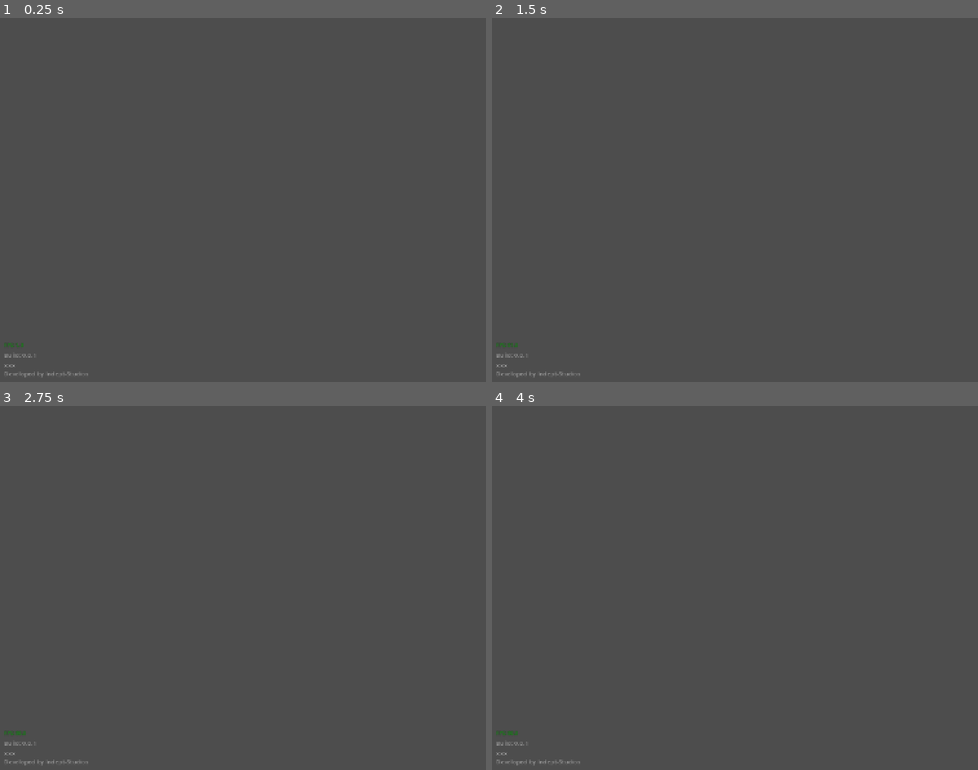
Above: before the commit, frames 1-4 (two rows, left to right).
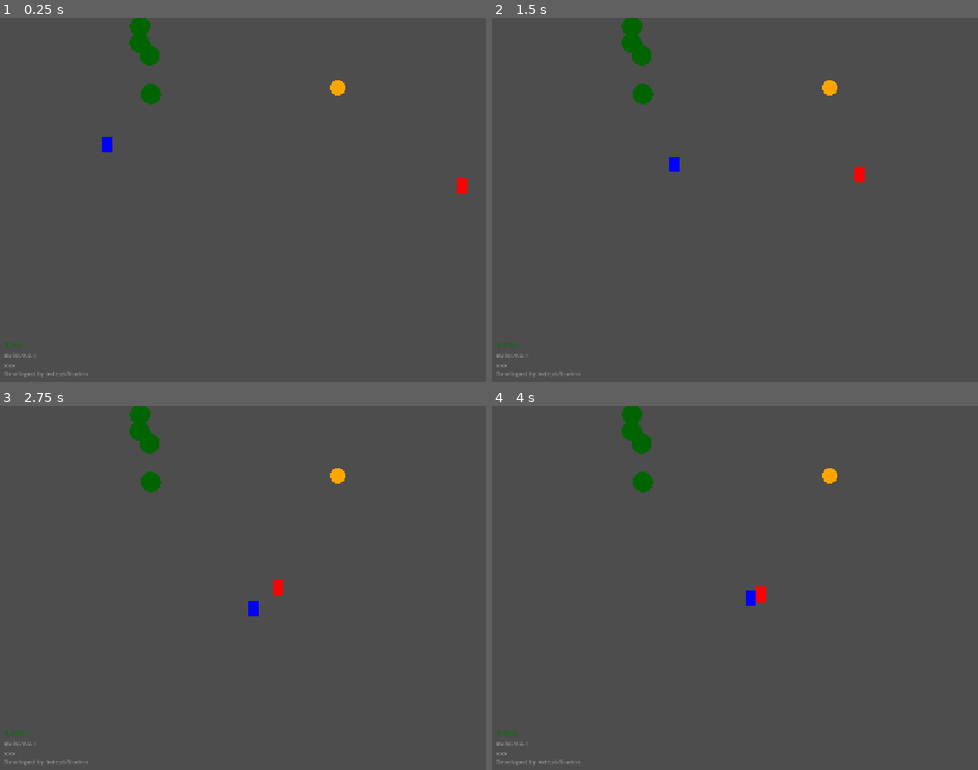
Above: after the commit, the same moments.

Repository: Indept-Studios/ard_jam
Game: Godot game, scene res://scenes/game.tscn
Two runs of this game, one before a commit and one after it. Both use one fixed random seed, a clock stepped at 60 frames per second and the inputs below.
Inputs:
- Up to frame 1 (0.25 s): no input
- Up to frame 2 (1.5 s): hold D (right, bound only after the commit) 0.53-1.28 s; hold S (down, bound only after the commit) from 1.28 s (still down)
- Up to frame 3 (2.75 s): release S (down, bound only after the commit) at 2.03 s; hold D (right, bound only after the commit) from 2.03 s (still down)
- Up to frame 4 (4 s): release D (right, bound only after the commit) at 2.78 s; hold W (up, bound only after the commit) 2.78-3.53 s; tap Enter at 3.5 s; hold A (left, bound only after the commit) from 3.53 s (still down)

The runs differ from the first frame. In frame 1, 1.0% of the frame differs, in the area x 20-97%, y 0-49%; in frame 2, 1.0%; in frame 3, 1.0%; in frame 4, 1.0%.

Commit message:
feat: player, enemy, collectable, tree

Diff:
--- a/project.godot
+++ b/project.godot
@@ -23,6 +23,10 @@
 window/stretch/mode="canvas_items"
 window/stretch/aspect="expand"
 
+[global_group]
+
+Player=""
+
 [input]
 
 debug={
@@ -30,6 +34,37 @@
 "events": [Object(InputEventKey,"resource_local_to_scene":false,"resource_name":"","device":-1,"window_id":0,"alt_press …(195 unchanged characters)…
 ]
 }
+left={
+"deadzone": 0.2,
+"events": [Object(InputEventKey,"resource_local_to_scene":false,"resource_name":"","device":-1,"window_id":0,"alt_pressed":false,"shift_pressed":false,"ctrl_pressed":false,"meta_pressed":false,"pressed":false,"keycode":0,"physical_keycode":65,"key_label":0,"unicode":97,"location":0,"echo":false,"script":null)
+, Object(InputEventKey,"resource_local_to_scene":false,"resource_name":"","device":-1,"window_id":0,"alt_pressed":false,"shift_pressed":false,"ctrl_pressed":false,"meta_pressed":false,"pressed":false,"keycode":0,"physical_keycode":4194319,"key_label":0,"unicode":0,"location":0,"echo":false,"script":null)
+]
+}
+right={
+"deadzone": 0.2,
+"events": [Object(InputEventKey,"resource_local_to_scene":false,"resource_name":"","device":-1,"window_id":0,"alt_pressed":false,"shift_pressed":false,"ctrl_pressed":false,"meta_pressed":false,"pressed":false,"keycode":0,"physical_keycode":68,"key_label":0,"unicode":100,"location":0,"echo":false,"script":null)
+, Object(InputEventKey,"resource_local_to_scene":false,"resource_name":"","device":-1,"window_id":0,"alt_pressed":false,"shift_pressed":false,"ctrl_pressed":false,"meta_pressed":false,"pressed":false,"keycode":0,"physical_keycode":4194321,"key_label":0,"unicode":0,"location":0,"echo":false,"script":null)
+]
+}
+up={
+"deadzone": 0.2,
+"events": [Object(InputEventKey,"resource_local_to_scene":false,"resource_name":"","device":-1,"window_id":0,"alt_pressed":false,"shift_pressed":false,"ctrl_pressed":false,"meta_pressed":false,"pressed":false,"keycode":0,"physical_keycode":87,"key_label":0,"unicode":119,"location":0,"echo":false,"script":null)
+, Object(InputEventKey,"resource_local_to_scene":false,"resource_name":"","device":-1,"window_id":0,"alt_pressed":false,"shift_pressed":false,"ctrl_pressed":false,"meta_pressed":false,"pressed":false,"keycode":0,"physical_keycode":4194320,"key_label":0,"unicode":0,"location":0,"echo":false,"script":null)
+]
+}
+down={
+"deadzone": 0.2,
+"events": [Object(InputEventKey,"resource_local_to_scene":false,"resource_name":"","device":-1,"window_id":0,"alt_pressed":false,"shift_pressed":false,"ctrl_pressed":false,"meta_pressed":false,"pressed":false,"keycode":0,"physical_keycode":83,"key_label":0,"unicode":115,"location":0,"echo":false,"script":null)
+, Object(InputEventKey,"resource_local_to_scene":false,"resource_name":"","device":-1,"window_id":0,"alt_pressed":false,"shift_pressed":false,"ctrl_pressed":false,"meta_pressed":false,"pressed":false,"keycode":0,"physical_keycode":4194322,"key_label":0,"unicode":0,"location":0,"echo":false,"script":null)
+]
+}
+
+[layer_names]
+
+2d_physics/layer_1="Player"
+2d_physics/layer_2="Enemy"
+2d_physics/layer_3="Collectable"
+2d_physics/layer_4="Tree"
 
 [physics]
 
--- a/scenes/game.tscn
+++ b/scenes/game.tscn
@@ -1,12 +1,35 @@
 [gd_scene format=3 uid="uid://cwvbtryphodq5"]
 
-[ext_resource type="Script" uid="uid://col3wxbvotci7" path="res://DEBUG/debug_root.gd" id="1_yqjtg"]
+[ext_resource type="Script" uid="uid://nexb13c3au2h" path="res://scripts/game_manager.gd" id="1_p57ef"]
+[ext_resource type="Script" uid="uid://chc7omd7m2cfd" path="res://DEBUG/debug_root.gd" id="1_yqjtg"]
+[ext_resource type="Script" uid="uid://djnhj5ir1osjh" path="res://scripts/player.gd" id="2_lbhrr"]
 [ext_resource type="PackedScene" uid="uid://40p2yv865iwr" path="res://DEBUG/debug_text_overlay.tscn" id="2_lnu2h"]
+[ext_resource type="Script" uid="uid://dhr1nh0ymcn8b" path="res://scripts/enemy.gd" id="3_lbhrr"]
+[ext_resource type="Script" uid="uid://cpnl0cmgc4cf7" path="res://scripts/tree.gd" id="3_u5sy4"]
+[ext_resource type="Script" uid="uid://dhvve5gu5sdbr" path="res://scripts/collectable.gd" id="4_iywne"]
+
+[sub_resource type="CircleShape2D" id="CircleShape2D_prkih"]
+radius = 17.029387
+
+[sub_resource type="CapsuleShape2D" id="CapsuleShape2D_715ky"]
+
+[sub_resource type="CapsuleShape2D" id="CapsuleShape2D_prkih"]
+radius = 13.0
+height = 38.0
+
+[sub_resource type="CircleShape2D" id="CircleShape2D_715ky"]
+radius = 8.5440035
 
 [node name="Game" type="Node" unique_id=1746773538]
 process_mode = 3
 
 [node name="Systems" type="Node" parent="." unique_id=1208053459]
+
+[node name="Timer" type="Timer" parent="Systems" unique_id=1126025573]
+autostart = true
+
+[node name="GameManager" type="Node" parent="Systems" unique_id=82711580]
+script = ExtResource("1_p57ef")
 
 [node name="BackgroundLayer" type="CanvasLayer" parent="." unique_id=813564123]
 layer = -10
@@ -28,7 +51,91 @@
 
 [node name="LevelRoot" type="Node2D" parent="World" unique_id=427603853]
 
+[node name="Tree" type="StaticBody2D" parent="World/LevelRoot" unique_id=711831715]
+z_index = 3
+position = Vector2(276, 17)
+collision_layer = 8
+script = ExtResource("3_u5sy4")
+
+[node name="CollisionShape2D" type="CollisionShape2D" parent="World/LevelRoot/Tree" unique_id=206442903]
+shape = SubResource("CircleShape2D_prkih")
+debug_color = Color(0, 0.44783658, 5.7756904e-07, 0.41960785)
+
+[node name="Tree2" type="StaticBody2D" parent="World/LevelRoot" unique_id=1712113504]
+position = Vector2(275, 49)
+collision_layer = 8
+script = ExtResource("3_u5sy4")
+
+[node name="CollisionShape2D" type="CollisionShape2D" parent="World/LevelRoot/Tree2" unique_id=652219787]
+shape = SubResource("CircleShape2D_prkih")
+debug_color = Color(0, 0.44783658, 5.7756904e-07, 0.41960785)
+
+[node name="Tree3" type="StaticBody2D" parent="World/LevelRoot" unique_id=284856149]
+position = Vector2(295, 74)
+collision_layer = 8
+script = ExtResource("3_u5sy4")
+
+[node name="CollisionShape2D" type="CollisionShape2D" parent="World/LevelRoot/Tree3" unique_id=1229992332]
+shape = SubResource("CircleShape2D_prkih")
+debug_color = Color(0, 0.44783658, 5.7756904e-07, 0.41960785)
+
+[node name="Tree4" type="StaticBody2D" parent="World/LevelRoot" unique_id=1849049902]
+position = Vector2(298, 150)
+collision_layer = 8
+script = ExtResource("3_u5sy4")
+
+[node name="CollisionShape2D" type="CollisionShape2D" parent="World/LevelRoot/Tree4" unique_id=1911641057]
+shape = SubResource("CircleShape2D_prkih")
+debug_color = Color(0, 0.44783658, 5.7756904e-07, 0.41960785)
+
 [node name="EntityRoot" type="Node2D" parent="World" unique_id=1015858661]
+
+[node name="Player" type="CharacterBody2D" parent="World/EntityRoot" unique_id=440469878 groups=["Player"]]
+z_index = 1
+position = Vector2(212, 250)
+collision_mask = 14
+script = ExtResource("2_lbhrr")
+
+[node name="ColorRect" type="ColorRect" parent="World/EntityRoot/Player" unique_id=551686624]
+offset_left = -10.0
+offset_top = -15.0
+offset_right = 10.0
+offset_bottom = 15.0
+color = Color(0, 0, 1, 1)
+
+[node name="CollisionShape2D" type="CollisionShape2D" parent="World/EntityRoot/Player" unique_id=1049177841]
+shape = SubResource("CapsuleShape2D_715ky")
+
+[node name="Enemy" type="CharacterBody2D" parent="World/EntityRoot" unique_id=1809538368 node_paths=PackedStringArray("player")]
+z_index = 2
+position = Vector2(951, 336)
+collision_layer = 2
+script = ExtResource("3_lbhrr")
+player = NodePath("../Player")
+
+[node name="ColorRect" type="ColorRect" parent="World/EntityRoot/Enemy" unique_id=1787238512]
+offset_left = -10.0
+offset_top = -15.0
+offset_right = 10.0
+offset_bottom = 15.0
+color = Color(1, 0, 0, 1)
+
+[node name="CollisionShape2D" type="CollisionShape2D" parent="World/EntityRoot/Enemy" unique_id=809315938]
+shape = SubResource("CapsuleShape2D_715ky")
+
+[node name="Area2D" type="Area2D" parent="World/EntityRoot/Enemy" unique_id=1492240674]
+
+[node name="CollisionShape2D" type="CollisionShape2D" parent="World/EntityRoot/Enemy/Area2D" unique_id=1734233040]
+shape = SubResource("CapsuleShape2D_prkih")
+
+[node name="Collectable" type="Area2D" parent="World/EntityRoot" unique_id=1343903998]
+position = Vector2(667, 138)
+collision_layer = 4
+script = ExtResource("4_iywne")
+
+[node name="CollisionShape2D" type="CollisionShape2D" parent="World/EntityRoot/Collectable" unique_id=549802509]
+shape = SubResource("CircleShape2D_715ky")
+debug_color = Color(0.6872238, 0.5001265, 5.7756904e-07, 0.41960785)
 
 [node name="EffectRoot" type="Node2D" parent="World" unique_id=484486254]
 
@@ -58,11 +165,11 @@
 grow_vertical = 2
 mouse_filter = 2
 
-[node name="TransitionLayer" type="CanvasLayer" parent="." unique_id=1983829279]
+[node name="GameOverLayer" type="CanvasLayer" parent="." unique_id=1983829279]
 process_mode = 3
-layer = 100
+layer = 30
 
-[node name="TransitionRoot" type="Control" parent="TransitionLayer" unique_id=232704128]
+[node name="GameOverRoot" type="Control" parent="GameOverLayer" unique_id=232704128]
 layout_mode = 3
 anchors_preset = 15
 anchor_right = 1.0
@@ -85,3 +192,8 @@
 grow_vertical = 2
 mouse_filter = 2
 script = ExtResource("1_yqjtg")
+
+[connection signal="game_over" from="World/EntityRoot/Enemy" to="Systems/GameManager" method="_on_enemy_game_over"]
+[connection signal="body_entered" from="World/EntityRoot/Enemy/Area2D" to="World/EntityRoot/Enemy" method="_on_area_2d_body_entered"]
+[connection signal="body_entered" from="World/EntityRoot/Collectable" to="World/EntityRoot/Collectable" method="_on_body_entered"]
+[connection signal="collected" from="World/EntityRoot/Collectable" to="World/EntityRoot/Player" method="_on_collectable_collected"]
--- /dev/null
+++ b/scripts/collectable.gd
@@ -0,0 +1,12 @@
+extends Area2D
+
+signal collected
+
+@export var radius: float = 15
+
+func _draw():
+	draw_circle(position.normalized(), radius, Color.ORANGE)
+
+func _on_body_entered(body):
+	collected.emit()
+	queue_free()
--- /dev/null
+++ b/scripts/enemy.gd
@@ -0,0 +1,16 @@
+extends CharacterBody2D
+
+signal game_over
+
+@export var player: CharacterBody2D
+
+var speed: float = 150.0
+
+func _physics_process(delta: float) -> void:
+	if player:
+		var direction = (player.global_position - global_position).normalized()
+		velocity = direction * speed
+		move_and_slide()
+
+func _on_area_2d_body_entered(body):
+	game_over.emit()
--- /dev/null
+++ b/scripts/game_manager.gd
@@ -0,0 +1,12 @@
+extends Node
+
+var is_paused:bool = false
+
+func _ready():
+	pass # Replace with function body.
+
+func _process(delta):
+	pass
+
+func _on_enemy_game_over():
+	get_tree().paused = true
--- /dev/null
+++ b/scripts/player.gd
@@ -0,0 +1,19 @@
+extends CharacterBody2D
+
+@onready var screen_size = get_viewport_rect().size
+
+var speed:float = 200.0
+var speed_modifiyer:float = 1.0
+
+func get_input():
+	var input_direction = Input.get_vector("left", "right", "up", "down")
+	velocity = input_direction * (speed * speed_modifiyer)
+	position.x = clamp(position.x, 0, screen_size.x)
+	position.y = clamp(position.y, 0, screen_size.y)
+
+func _physics_process(delta):
+	get_input()
+	move_and_slide()
+
+func _on_collectable_collected():
+	print("PLAYER: ", "collectable collected")
--- /dev/null
+++ b/scripts/tree.gd
@@ -0,0 +1,15 @@
+extends StaticBody2D
+
+@export var radius: float = 20
+
+# Called when the node enters the scene tree for the first time.
+func _ready():
+	pass # Replace with function body.
+
+
+# Called every frame. 'delta' is the elapsed time since the previous frame.
+func _process(delta):
+	pass
+
+func _draw():
+	draw_circle(position.normalized(), radius, Color.DARK_GREEN)
